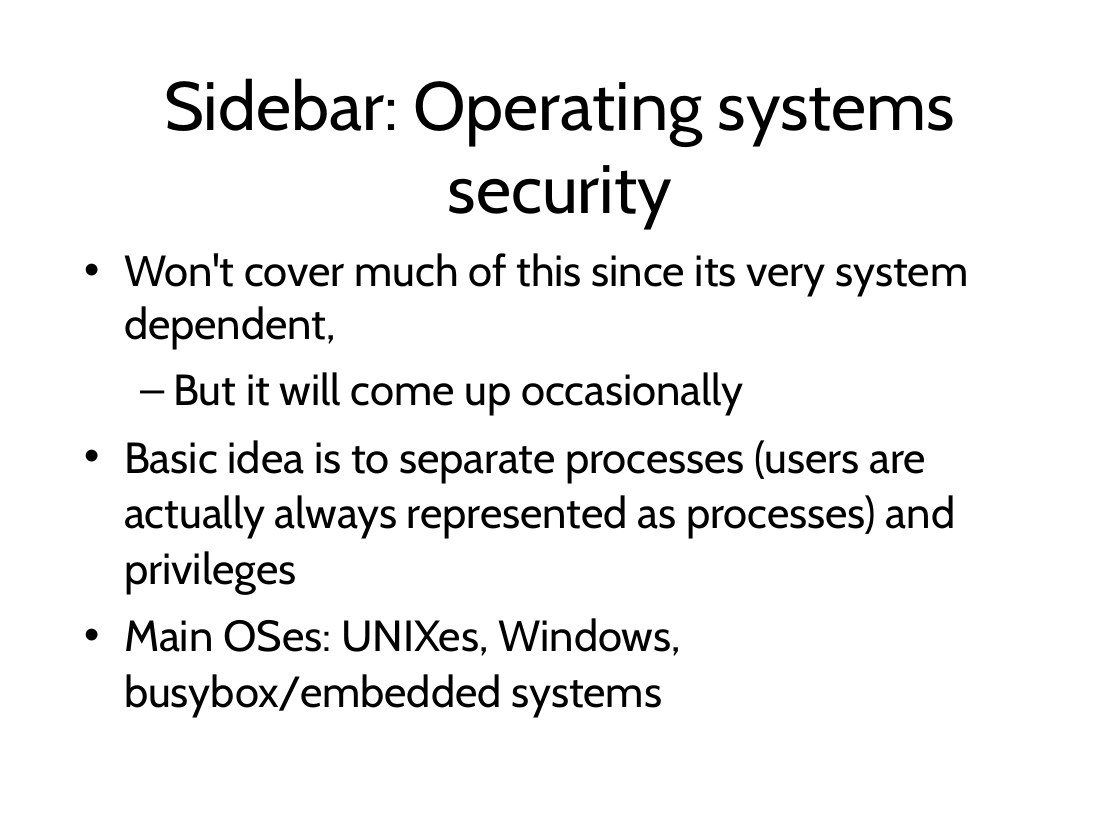
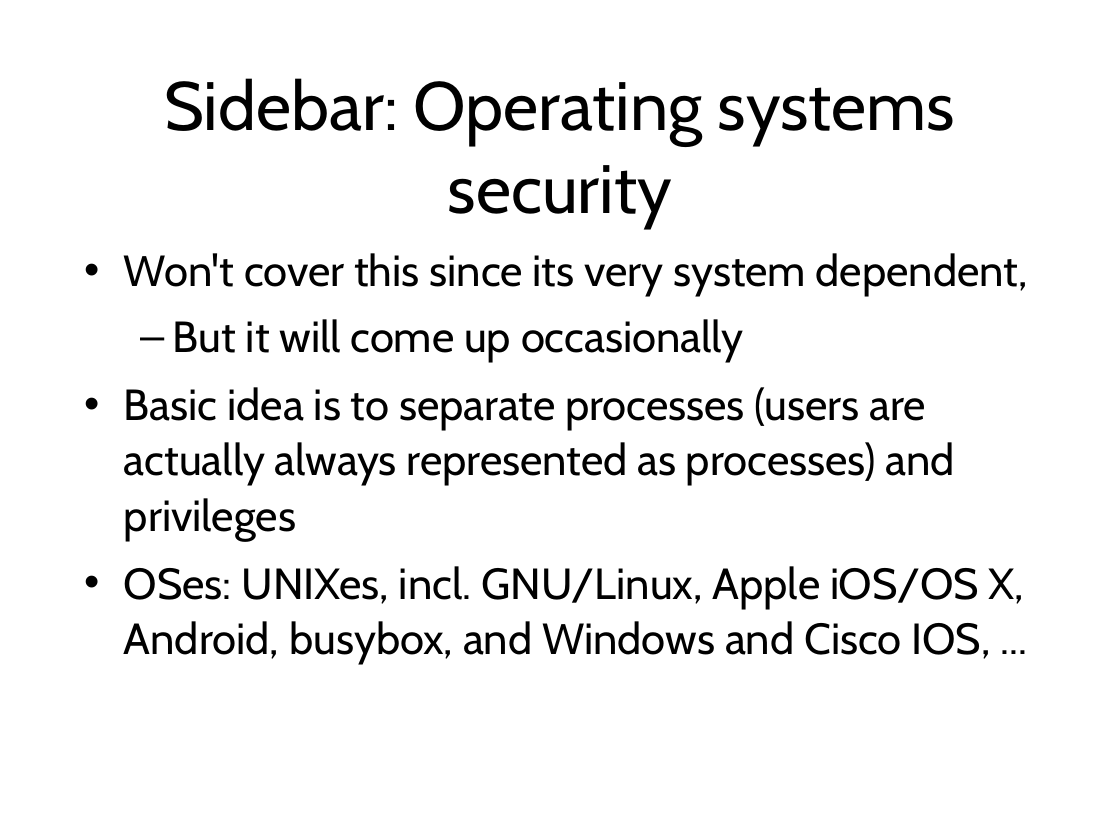
Before and after one commit to sftcd/cs7053, a slide deck: slide 12 of lectures/02-concepts/02-concepts.ppt (slide 11 before the commit). Drawn at 1120x840 pixels with LibreOffice and Linux fonts; fonts in the diff are those of the drawing. Boxes give left, top, right and bottom in pixels: in the first picture for what was removed or moved away, otherwise in the second. Text is boxed around its words. In the diff, an @@ line names an element or a change of style, - is before the commit and + after.

```diff
--- a/lectures/02-concepts/02-concepts.ppt
+++ b/lectures/02-concepts/02-concepts.ppt
@@ text at bbox=[124, 253, 1028, 297]: text changed @@
-• Won't cover much of this since its very system dependent,
+• Won't cover this since its very system dependent,
@@ text at bbox=[173, 319, 744, 363]: indent changed @@
@@ text at bbox=[124, 566, 1024, 664]: text changed @@
-• Main OSes: UNIXes, Windows, busybox/embedded systems
+• OSes: UNIXes, incl. GNU/Linux, Apple iOS/OS X, Android, busybox, and Windows and Cisco IOS, ...
```
Also in this commit, not shown: 39 other slides changed, 1 slide added.
